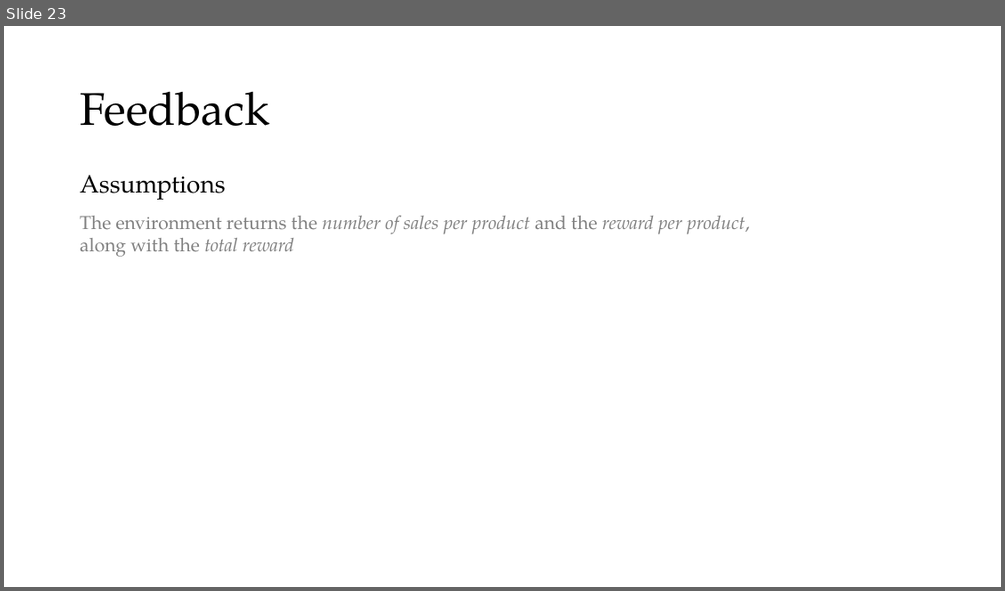
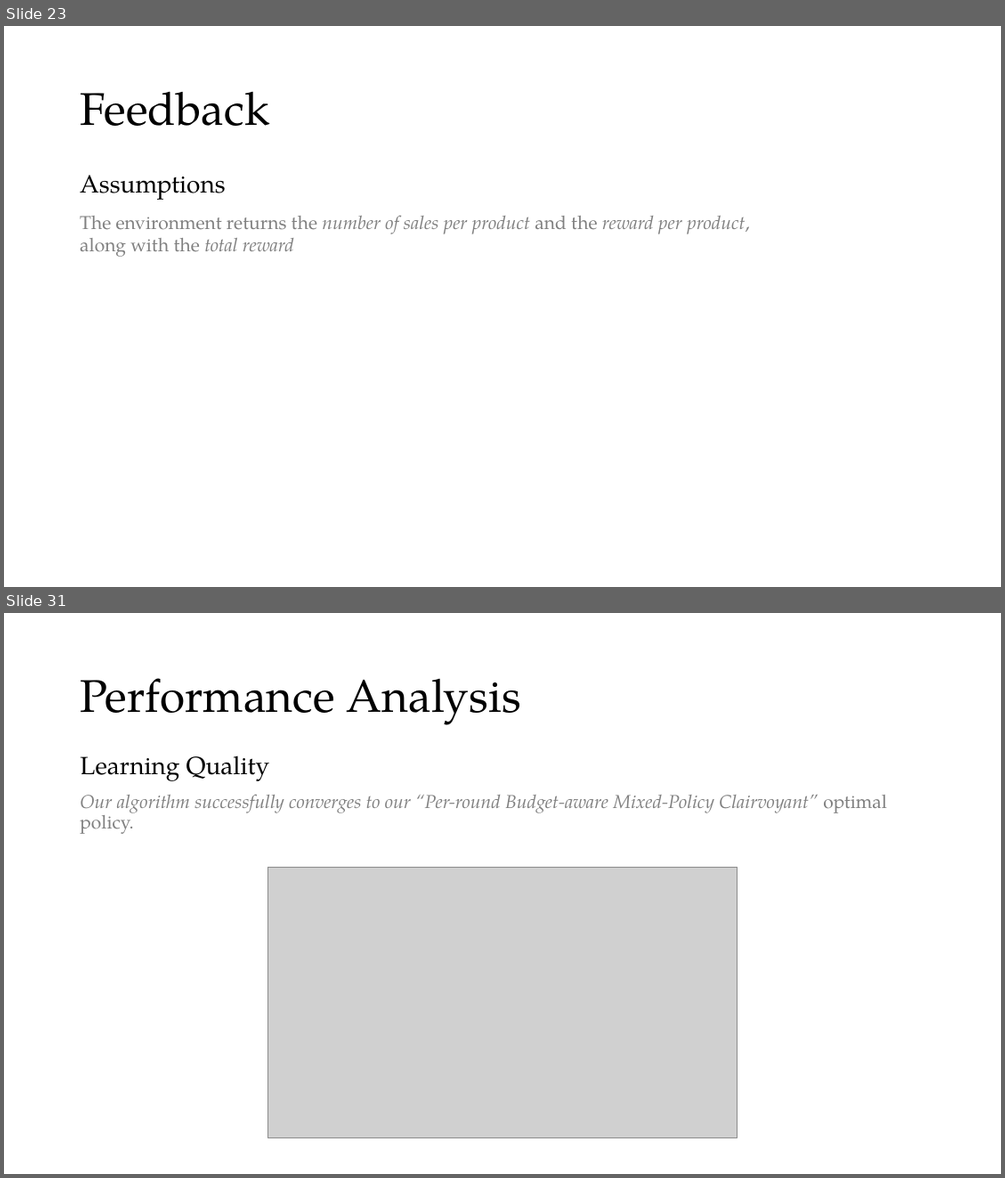
Before and after one commit to peetceenatoo/online-learning, a slide deck: Slides.pptx. Shown one above the other, each under a label of ours: slide 23 before the commit, slides 23 and 31 after it; the slides between them are not shown. The pictures are 1005x591 and 1005x1178 pixels, drawn with LibreOffice and Linux fonts; fonts in the diff are those of the drawing; grey boxes stand for pictures. Boxes give left, top, right and bottom in pixels: in the first picture for what was removed or moved away, otherwise in the second. Text is boxed around its words. In the diff, an @@ line names an element or a change of style, - is before the commit and + after.

```diff
--- a/Slides.pptx
+++ b/Slides.pptx
@@ slide 31 added at [4, 613, 1001, 1174], background #FFFFFF @@
@@ title added at [80, 678, 521, 725], 44 pt, text #000000 @@
+Performance Analysis
@@ text added at [80, 755, 887, 834], 18 pt, text #808080, italic @@
+Learning Quality
+Our algorithm successfully converges to our “Per-round Budget-aware Mixed-Policy Clairvoyant” optimal policy.
@@ picture added at [267, 867, 736, 1137] @@
```
Also in this commit, not shown: 8 slides changed, 7 other slides added, 2 slides removed, 1 other file.
